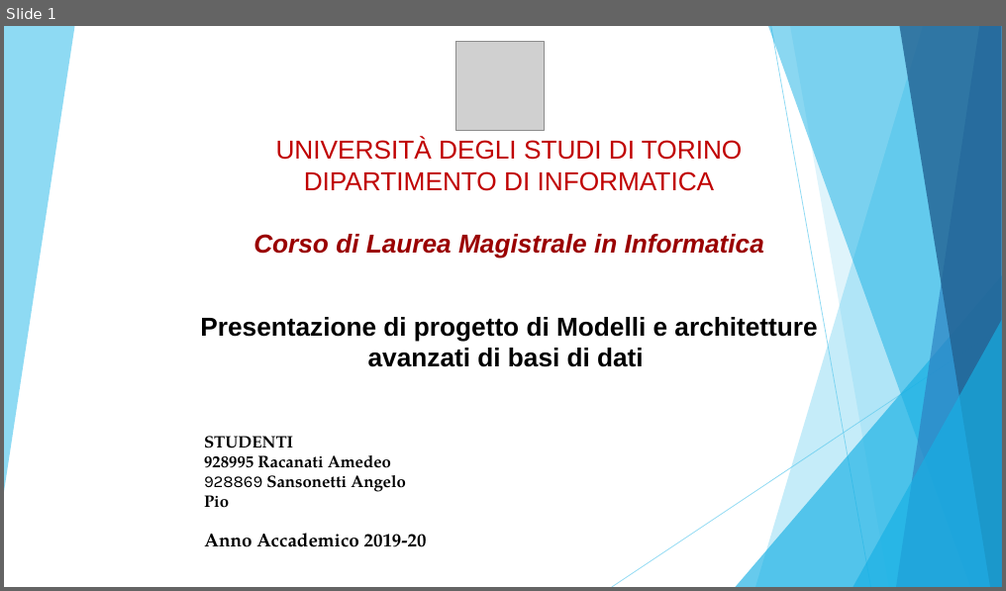
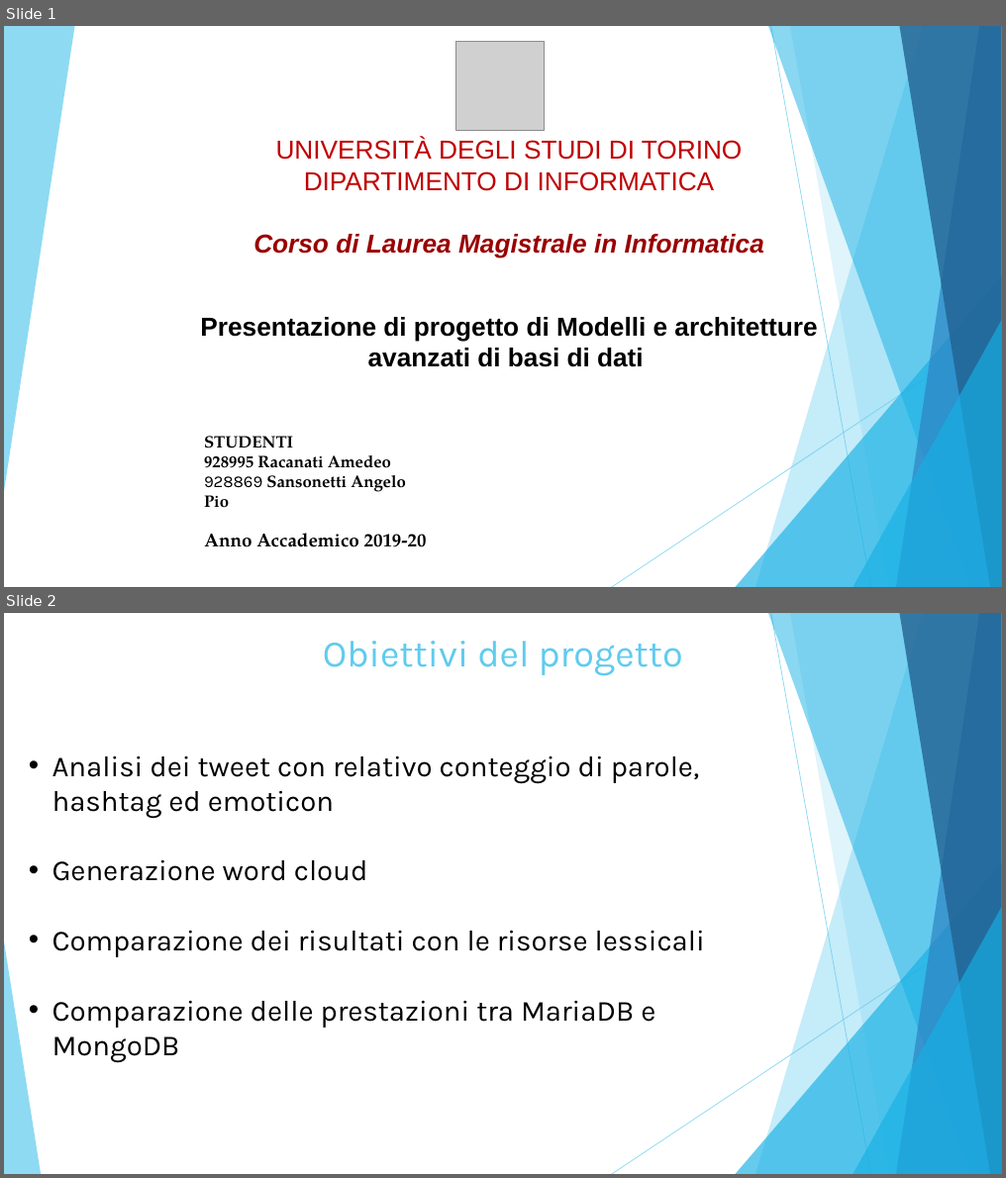
Before and after one commit to moamedterzo/MAADB, a slide deck: Docs/Presentazione.PPTX. Shown one above the other, each under a label of ours: slide 1 before the commit, slides 1 and 2 after it. The pictures are 1006x591 and 1006x1178 pixels, drawn with LibreOffice and Linux fonts; fonts in the diff are those of the drawing; grey boxes stand for pictures. Boxes give left, top, right and bottom in pixels: in the first picture for what was removed or moved away, otherwise in the second. Text is boxed around its words. In the diff, an @@ line names an element or a change of style, - is before the commit and + after.

```diff
--- a/Docs/Presentazione.PPTX
+++ b/Docs/Presentazione.PPTX
@@ slide 2 added at box(4, 613, 1002, 1174), background #FFFFFF; not listed: 9 template elements that a slide beside it also shows @@
@@ title added at box(323, 641, 683, 676), 36 pt, text #5FCBEF @@
+Obiettivi del progetto
@@ text added at box(53, 757, 705, 1062), 28 pt, text #000000 @@
+• Analisi dei tweet con relativo conteggio di parole,
+  hashtag ed emoticon
+• Generazione word cloud
+• Comparazione dei risultati con le risorse lessicali
+• Comparazione delle prestazioni tra MariaDB e MongoDB
@@ triangle added at box(4, 942, 41, 1174), fill #5FCBEF at 70% opacity @@
```
Also in this commit, not shown: 5 slides changed.
